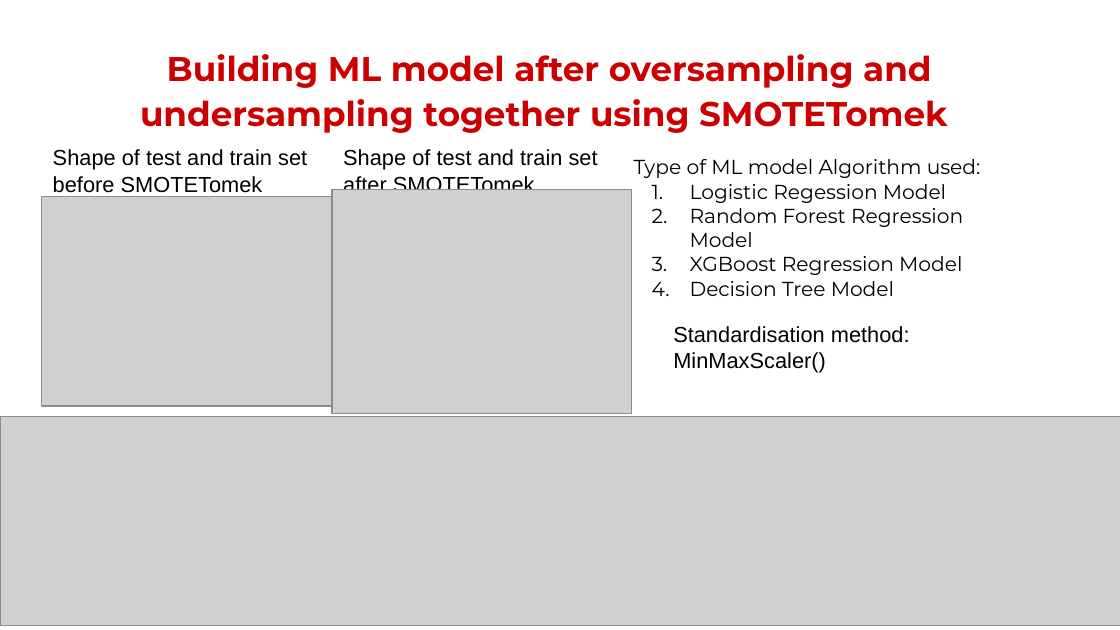
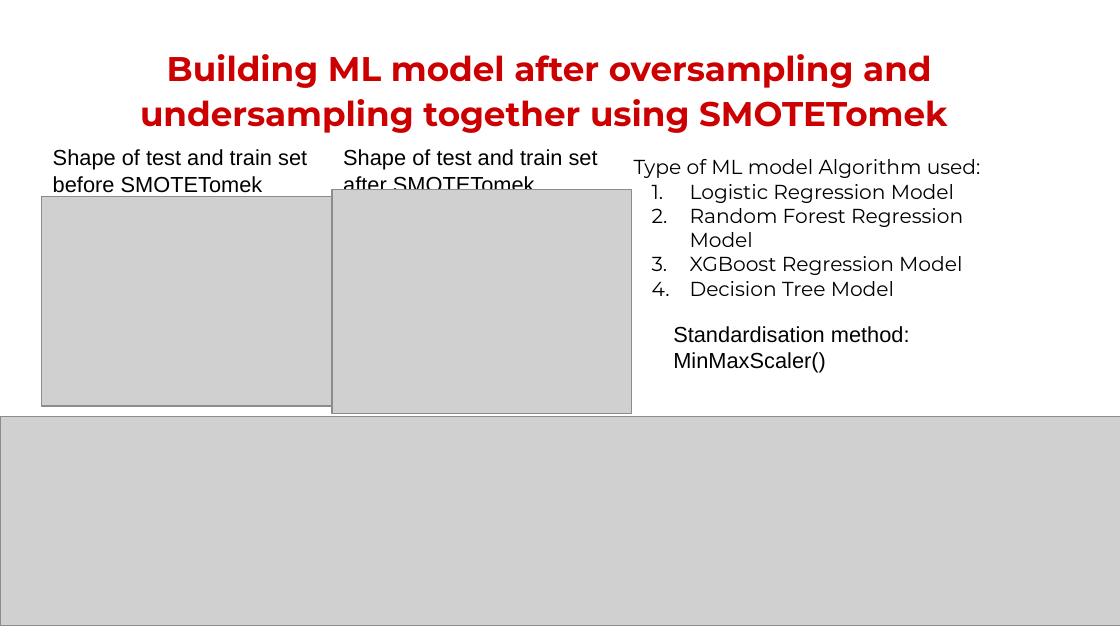
Before and after one commit to chandrakar-shubham/health-insurance-cross-sell-prediction, a slide deck: slide 19 of Project_presentation.pptx. Drawn at 1120x630 pixels with LibreOffice and Linux fonts; fonts in the diff are those of the drawing; grey boxes stand for pictures; background and template pictures are left out. Boxes give left, top, right and bottom in pixels: in the first picture for what was removed or moved away, otherwise in the second. Text is boxed around its words. In the diff, an @@ line names an element or a change of style, - is before the commit and + after.

```diff
--- a/Project_presentation.pptx
+++ b/Project_presentation.pptx
@@ text at box(690, 184, 954, 203): text changed @@
-1. Logistic Regession Model
+1. Logistic Regression Model
```
Also in this commit, not shown: 6 other slides changed.
